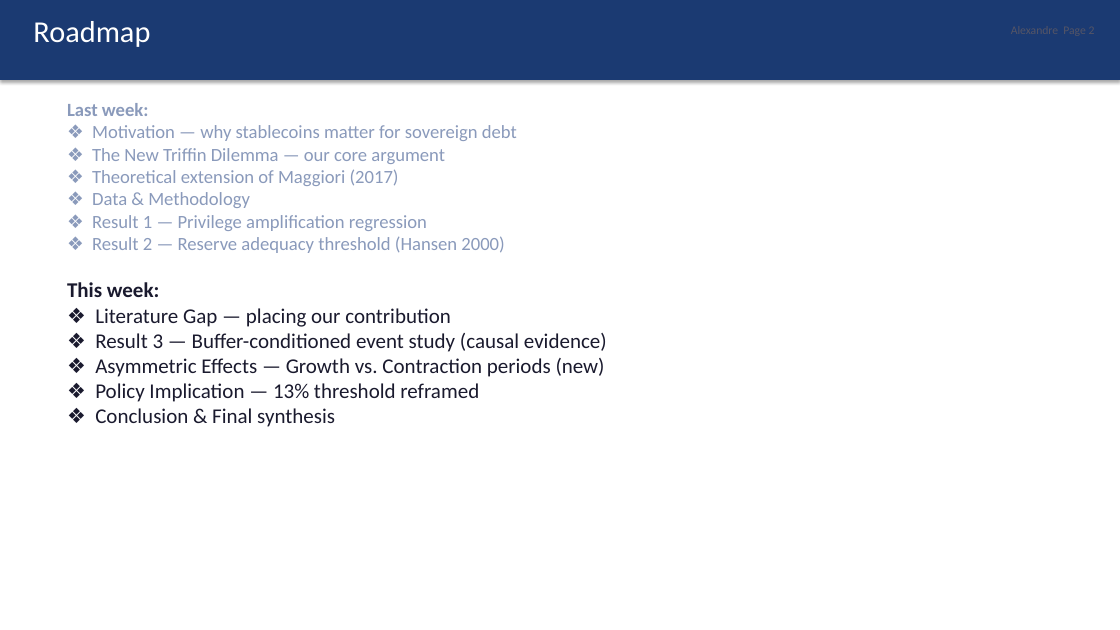
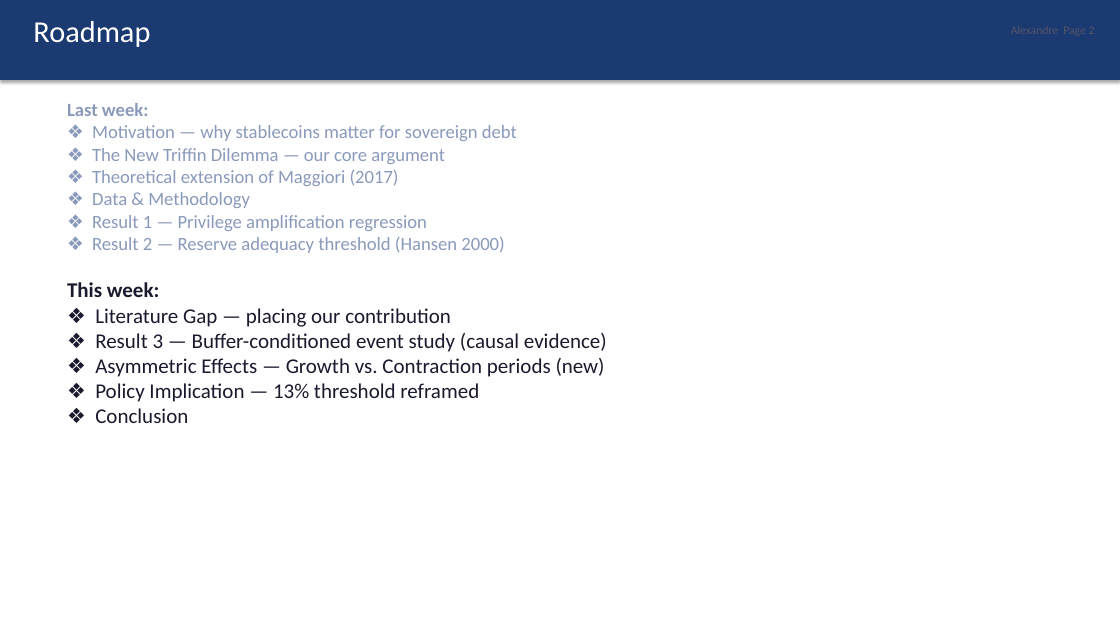
Before and after one commit to kimmireu0921/Stablecoins-and-the-Exorbitant-Privilege, a slide deck: slide 2 of presentations/0519_Stablecoin_Exorbitant_Privilege.pptx. Drawn at 1120x630 pixels with LibreOffice and Linux fonts; fonts in the diff are those of the drawing. Boxes give left, top, right and bottom in pixels: in the first picture for what was removed or moved away, otherwise in the second. Text is boxed around its words. In the diff, an @@ line names an element or a change of style, - is before the commit and + after.

```diff
--- a/presentations/0519_Stablecoin_Exorbitant_Privilege.pptx
+++ b/presentations/0519_Stablecoin_Exorbitant_Privilege.pptx
@@ text at [95,408,188,423]: text changed @@
-❖ Conclusion & Final synthesis
+❖ Conclusion
```
Also in this commit, not shown: 2 other slides changed, 2 slides added.
